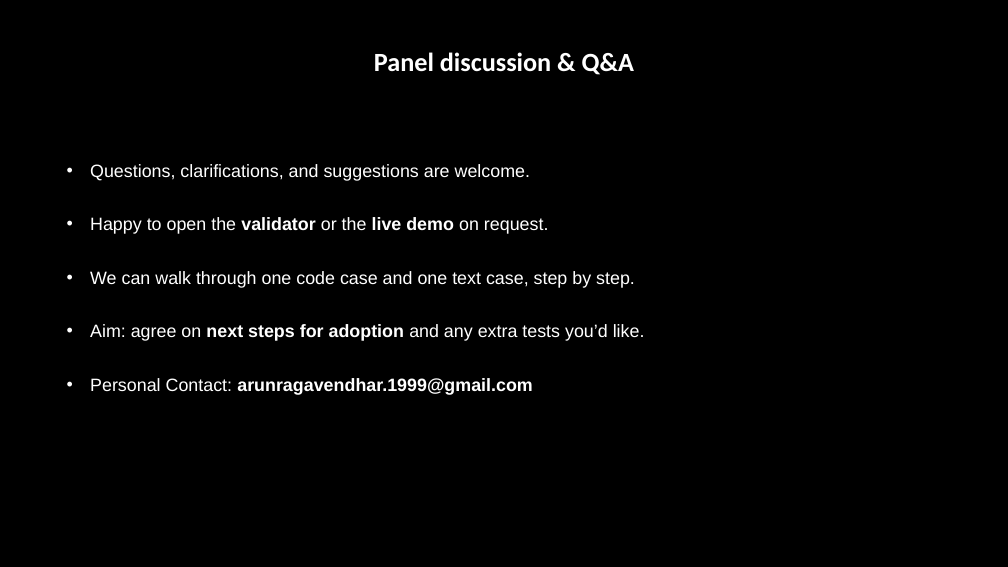
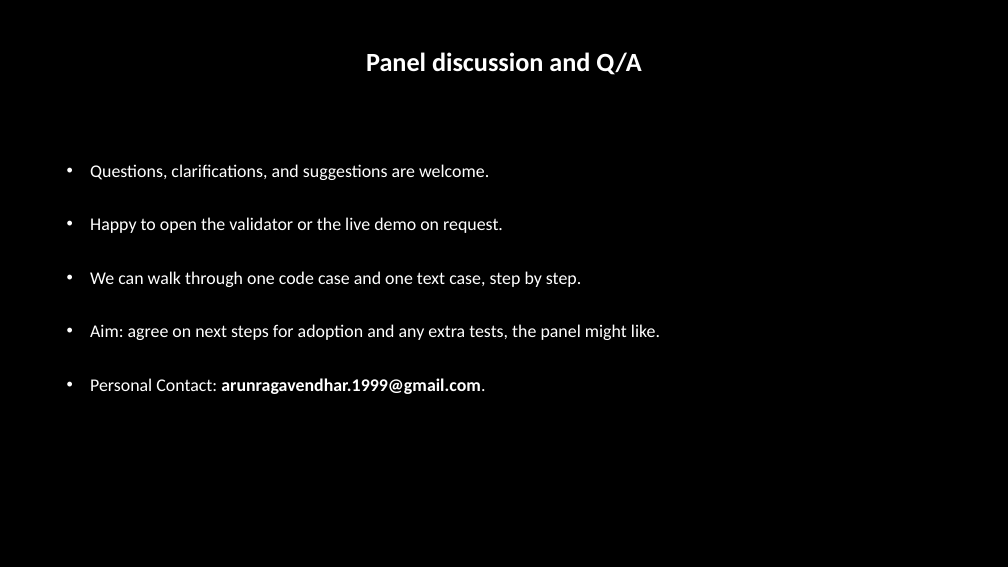
Before and after one commit to Arun-2208/Semester_4_CodeWork_and_CourseWork-, a slide deck: slide 21 of ICT80004-Internship_Project/FINAL PRESENTATION/ICT80004-Final_Project_Presentation_Arun_104837257.pptx. Drawn at 1008x567 pixels with LibreOffice and Linux fonts; fonts in the diff are those of the drawing; background and template pictures are left out. Boxes give left, top, right and bottom in pixels: in the first picture for what was removed or moved away, otherwise in the second. Text is boxed around its words. In the diff, an @@ line names an element or a change of style, - is before the commit and + after.

```diff
--- a/ICT80004-Internship_Project/FINAL PRESENTATION/ICT80004-Final_Project_Presentation_Arun_104837257.pptx
+++ b/ICT80004-Internship_Project/FINAL PRESENTATION/ICT80004-Final_Project_Presentation_Arun_104837257.pptx
@@ text at (x1=366, y1=52, x2=641, y2=75): text changed @@
-Panel discussion & Q&A
+Panel discussion and Q/A
@@ text at (x1=90, y1=164, x2=581, y2=287): font Arial to Calibri in "Questions, clarifications, and suggestions are welcome.", "Happy to open the validator or the ...", "We can walk through one code case ..."; bold off in "validator live demo" @@
@@ text at (x1=90, y1=324, x2=660, y2=394): text changed; font Arial to Calibri @@
-• Aim: agree on next steps for adoption and any extra tests you’d like.
-• Personal Contact: arunragavendhar.1999@gmail.com
+• Aim: agree on next steps for adoption and any extra tests, the panel might like.
+• Personal Contact: arunragavendhar.1999@gmail.com.
```
Also in this commit, not shown: 19 other slides changed, 3 other files.
